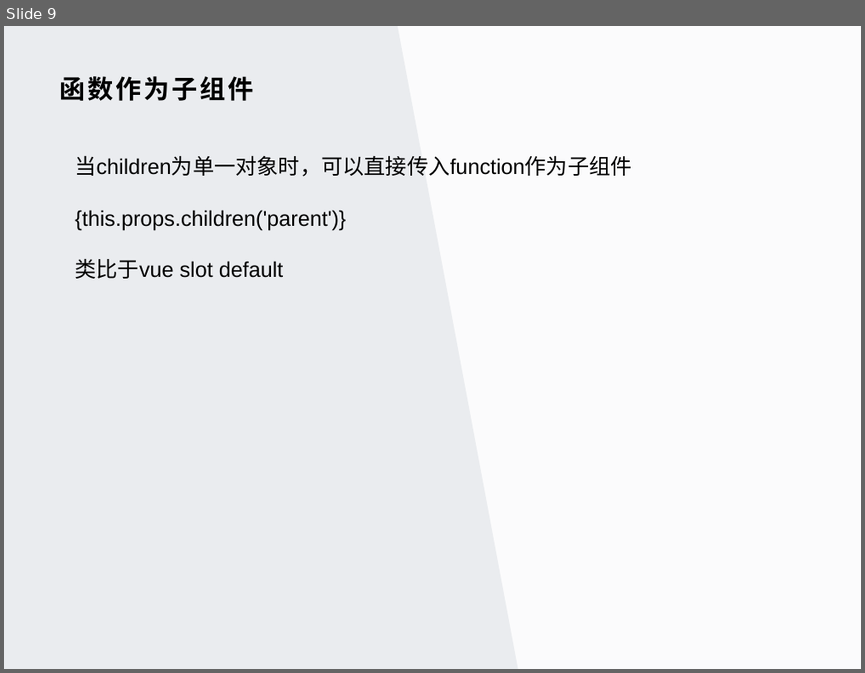
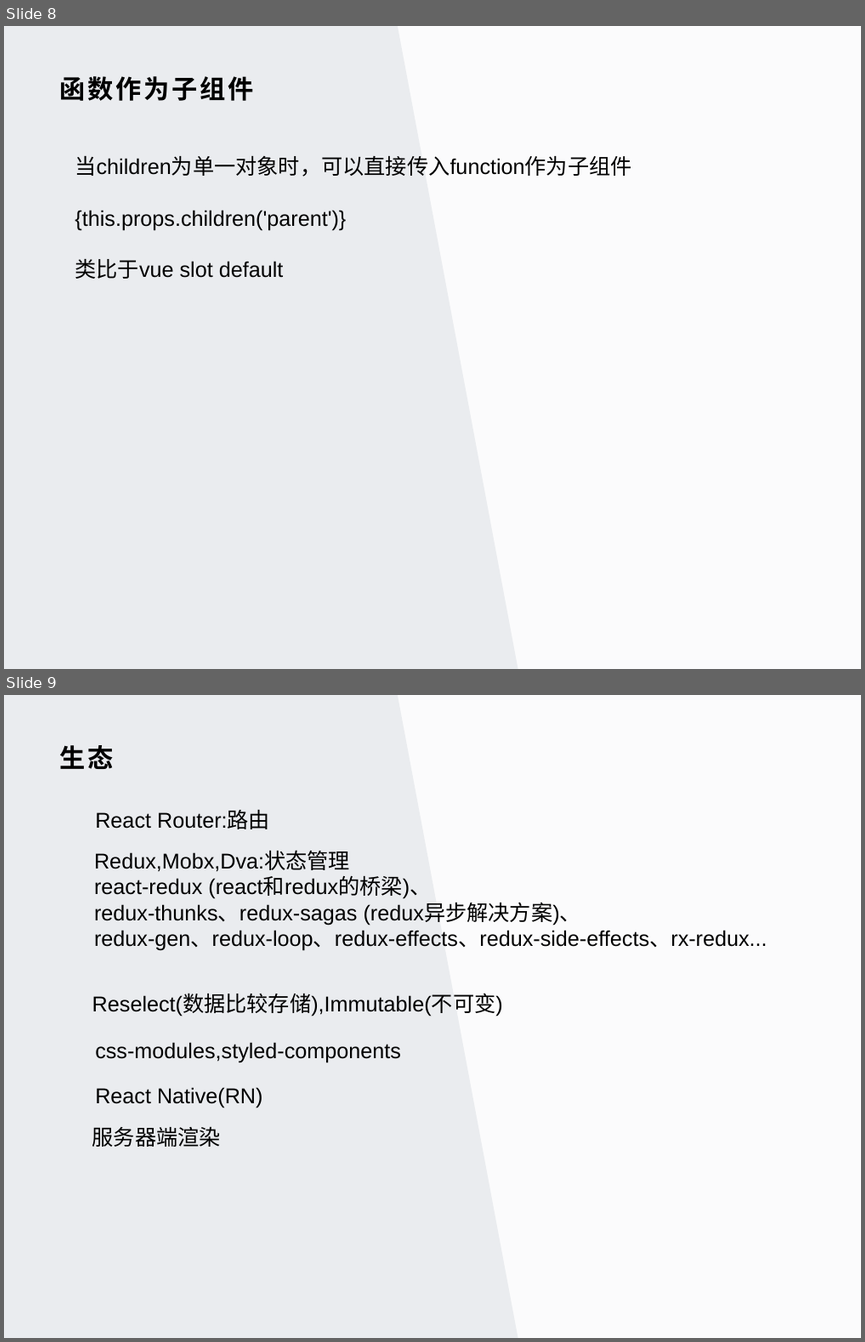
Before and after one commit to petsgre/tutorial, a slide deck: 前端开发/react/react基础培训/React基础培训.pptx. Shown one above the other, each under a label of ours: slide 9 before the commit, slides 8 and 9 after it. The pictures are 865x673 and 865x1342 pixels, drawn with LibreOffice and Linux fonts; fonts in the diff are those of the drawing; background and template pictures are left out. Boxes give left, top, right and bottom in pixels: in the first picture for what was removed or moved away, otherwise in the second. Text is boxed around its words. In the diff, an @@ line names an element or a change of style, - is before the commit and + after.

```diff
--- a/前端开发/react/react基础培训/React基础培训.pptx
+++ b/前端开发/react/react基础培训/React基础培训.pptx
@@ slide 9 added at (4, 695, 861, 1338), background #FBFBFC; not listed: 1 template element that a slide beside it also shows @@
@@ title added at (59, 745, 113, 769), 21.6 pt, text #000000, bold @@
+生态
@@ text added at (95, 811, 270, 829), 18 pt, text #000000 @@
+React Router:路由
@@ text added at (94, 851, 767, 951), 18 pt, text #000000 @@
+Redux,Mobx,Dva:状态管理
+react-redux (react和redux的桥梁)、
+redux-thunks、redux-sagas (redux异步解决方案)、
+redux-gen、redux-loop、redux-effects、redux-side-effects、rx-redux...
@@ text added at (92, 994, 503, 1016), 18 pt, text #000000 @@
+Reselect(数据比较存储),Immutable(不可变)
@@ text added at (95, 1042, 401, 1062), 18 pt, text #000000 @@
+css-modules,styled-components
@@ text added at (95, 1087, 262, 1108), 18 pt, text #000000 @@
+React Native(RN)
@@ text added at (92, 1126, 221, 1146), 18 pt, text #000000 @@
+服务器端渲染
@@ what was slide 9 is now slide 8 @@
```
Also in this commit, not shown: 4 slides changed, 1 slide removed.
